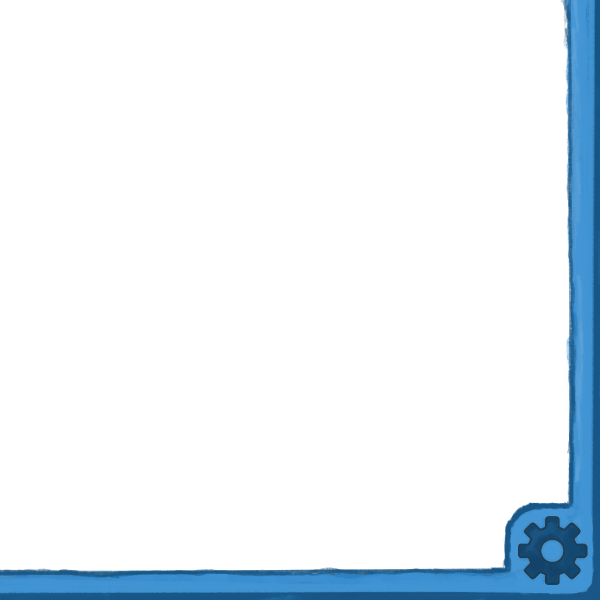
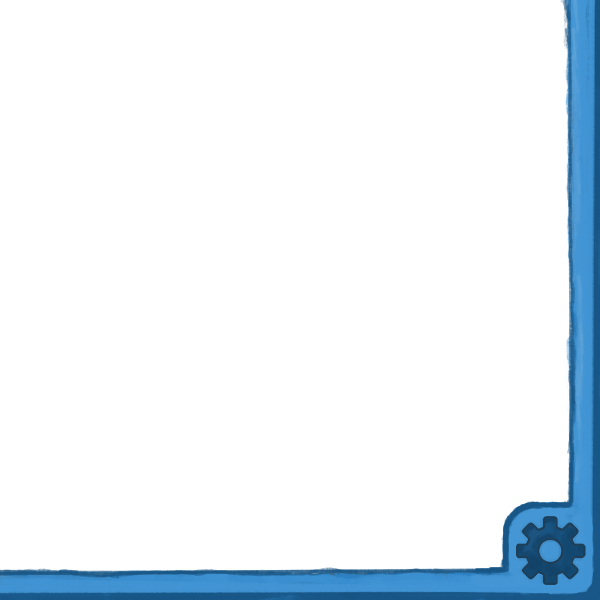
Before/after of a 600x600 layered artwork. What changed in the layer stack:
painted on "Background" over (x1=469, y1=450, x2=588, y2=587)
painted on "Paint Layer 2" over (x1=469, y1=450, x2=588, y2=587)
